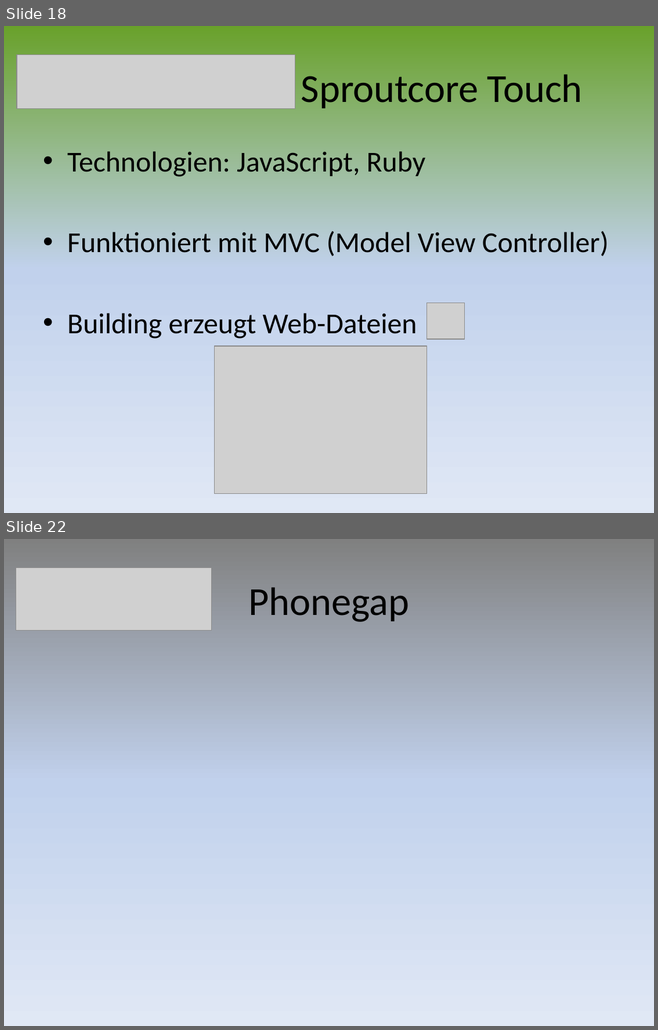
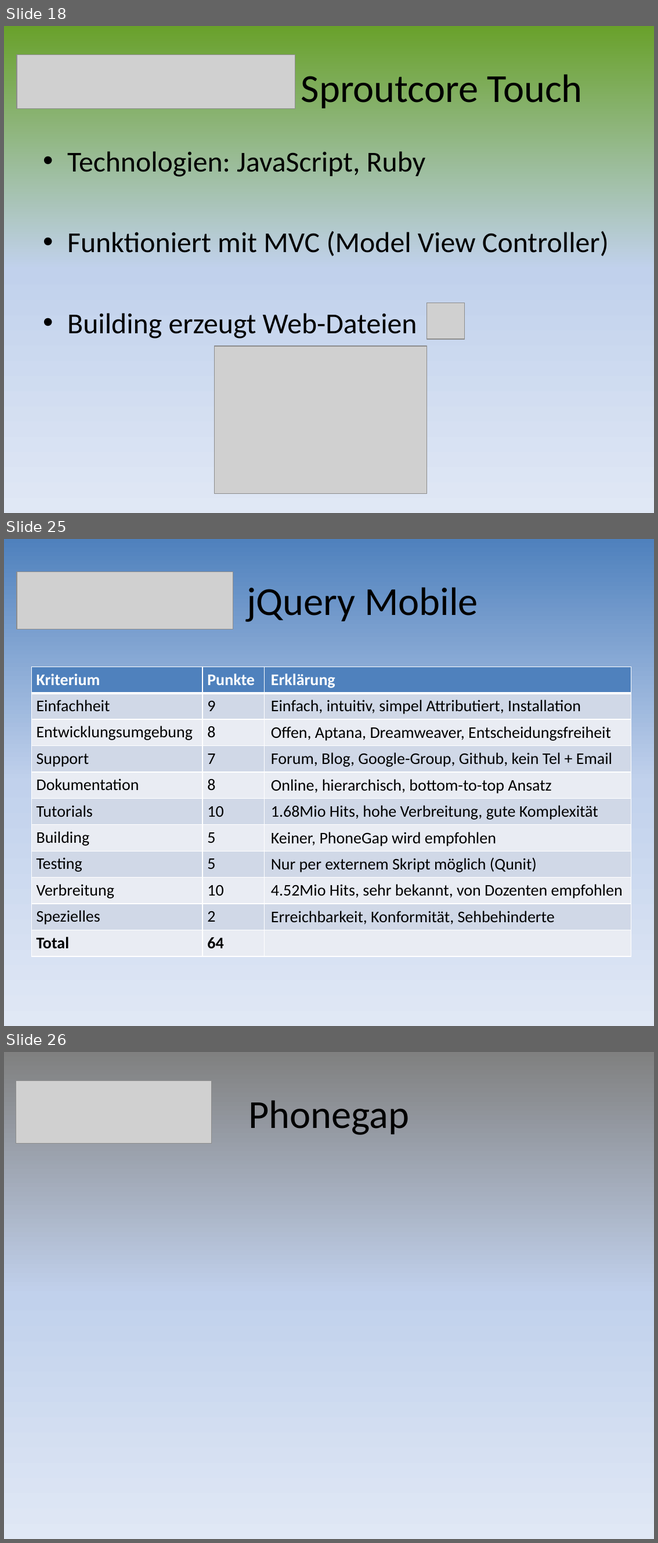
Before and after one commit to mtwords/hand-held, a slide deck: Documents/10_Frameworks_Presentation.pptx. Shown one above the other, each under a label of ours: slides 18 and 22 before the commit, slides 18, 25 and 26 after it; the slides between them are not shown. The pictures are 658x1030 and 658x1543 pixels, drawn with LibreOffice and Linux fonts; fonts in the diff are those of the drawing; grey boxes stand for pictures. Boxes give left, top, right and bottom in pixels: in the first picture for what was removed or moved away, otherwise in the second. Text is boxed around its words. In the diff, an @@ line names an element or a change of style, - is before the commit and + after.

```diff
--- a/Documents/10_Frameworks_Presentation.pptx
+++ b/Documents/10_Frameworks_Presentation.pptx
@@ slide 25 added at box(4, 539, 654, 1026), background gradient #4F81BD to #C2D1ED to #E1E8F5 @@
@@ picture added at box(17, 572, 233, 629) @@
@@ title added at box(246, 587, 478, 622), 44 pt, text #000000 @@
+jQuery Mobile
@@ table added at box(31, 667, 630, 957), 11 rows, 3 columns @@
+Kriterium | Punkte | Erklärung
+Einfachheit | 9 | Einfach, intuitiv, simpel Attributiert, Installation
+Entwicklungsumgebung | 8 | Offen, Aptana, Dreamweaver, Entscheidungsfreiheit
+Support | 7 | Forum, Blog, Google-Group, Github, kein Tel + Email
+Dokumentation | 8 | Online, hierarchisch, bottom-to-top Ansatz
+Tutorials | 10 | 1.68Mio Hits, hohe Verbreitung, gute Komplexität
+Building | 5 | Keiner, PhoneGap wird empfohlen
+Testing | 5 | Nur per externem Skript möglich (Qunit)
+Verbreitung | 10 | 4.52Mio Hits, sehr bekannt, von Dozenten empfohlen
+Spezielles | 2 | Erreichbarkeit, Konformität, Sehbehinderte
+Total | 64 | 
@@ what was slide 22 is now slide 26 @@
```
Also in this commit, not shown: 2 slides changed, 4 other slides added, 1 slide removed.
